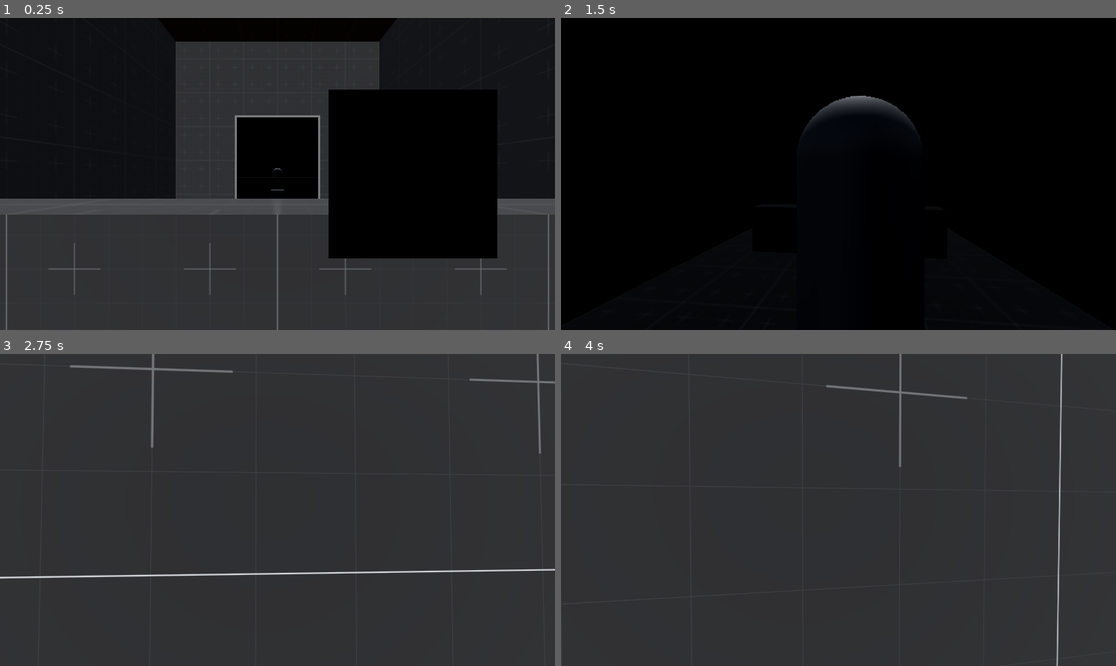
Above: before the commit, frames 1-4 (two rows, left to right).
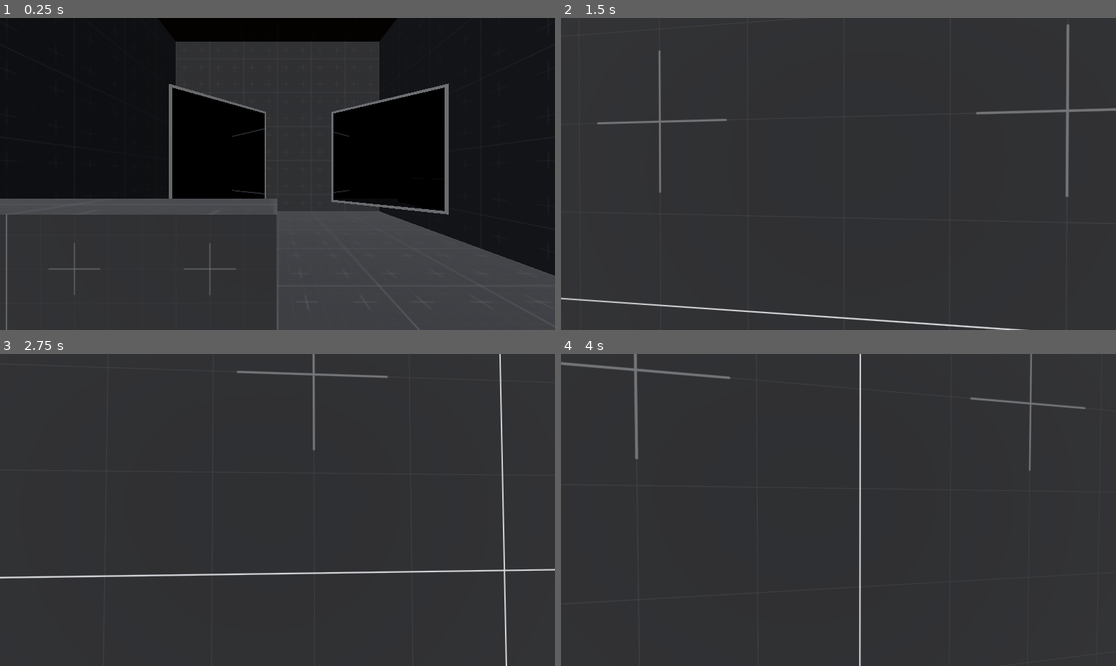
Above: after the commit, the same moments.

Repository: Wowe-Peanut/GetReal
Game: Godot game, scene res://test.tscn
Same seed, same stepped clock (60 frames per second), same inputs: the game is played once before the commit and once after it.
Inputs (mouse positions are in pixels of both pictures, inside the frame that each line leads up to):
- Up to frame 1 (0.25 s): no input
- Up to frame 2 (1.5 s): tap Enter at 0.5 s; move the mouse to (866, 174) at 0.52 s; hold Right mouse button (interact) 0.53-1.28 s; hold W (move_forward) from 0.53 s (still down); tap Space (jump) at 0.77 s; move the mouse to (810, 174) at 1.27 s; tap Q (take_picture) at 1.35 s
- Up to frame 3 (2.75 s): keep holding W (move_forward); tap Space (jump) at 1.52, 2 s; move the mouse to (288, 503) at 2.02 s; hold Right mouse button (interact) from 2.03 s (still down)
- Up to frame 4 (4 s): keep holding W (move_forward); move the mouse to (832, 516) at 2.77 s; release Right mouse button (interact) at 2.78 s; tap Q (take_picture) at 2.85 s; tap Space (jump) at 3.02, 3.77 s; move the mouse to (877, 513) at 3.52 s; hold Right mouse button (interact) from 3.53 s (still down)

The runs differ from the first frame. In frame 1, 16% of the frame differs, in the area x 30-100%, y 20-100%; in frame 2, 100%, in the area x 0-100%, y 0-100%; in frame 3, 1.3%; in frame 4, 1.7%.

Commit message:
double mirror reflections!!! no way!

Diff:
--- a/mirror.gd
+++ b/mirror.gd
@@ -1,5 +1,7 @@
 @tool
 extends RigidBody3D
+
+var reflection = preload("res://mirror_reflection.tscn")
 
 @export var pixels_per_unit: int = 10
 @export var size: Vector2 = Vector2(1, 1):
@@ -12,6 +14,7 @@
 @onready var observer: Observer = $Reflections/PlayerReflectionMesh.observer
 
 var player_cam: Camera3D
+var other_mirror_reflections: Array = []
 
 # Called when the node enters the scene tree for the first time.
 func _ready() -> void:
@@ -26,6 +29,36 @@
 		for reflection_mesh in reflections.get_children():
 			reflection_mesh.render(mirror_transform)
 
+
+
+		for seen_object in observer.seen:
+			if seen_object.is_in_group("mirror"):
+				# if dealt with: return
+				if seen_object in other_mirror_reflections:
+					return
+				else:
+				#	add a new reflection
+					var render_layer = MirrorController.get_next_layer()
+					observer.camera.cull_mask += render_layer
+					seen_object.add_reflection(observer.camera, render_layer)
+					other_mirror_reflections.append(seen_object)
+					pass
+
+				#if any left over, delete reflection
+
+
+
+func add_reflection(camera, render_layer) -> void:
+	var new_reflection = reflection.instantiate()
+	new_reflection.render_layer = render_layer
+	new_reflection.mirror_cam_cull_mask = 1
+	reflections.add_child(new_reflection)
+	new_reflection.observer.self_collider = self
+	new_reflection.camera_to_reflect = camera
+	new_reflection.set_size(size)
+	new_reflection.translate(Vector3(0, 0, 0.01))
+
+
 func update_size(new_size: Vector2) -> void:
 	if is_inside_tree():
 		for reflection_mesh in reflections.get_children():
--- a/mirror.tscn
+++ b/mirror.tscn
@@ -35,7 +35,7 @@
 [sub_resource type="BoxShape3D" id="BoxShape3D_bh318"]
 size = Vector3(2, 2, 0.1)
 
-[node name="Mirror" type="RigidBody3D"]
+[node name="Mirror" type="RigidBody3D" groups=["mirror"]]
 collision_layer = 16
 collision_mask = 7
 freeze = true
@@ -46,14 +46,18 @@
 [node name="Reflections" type="Node3D" parent="."]
 
 [node name="PlayerReflectionMesh" parent="Reflections" instance=ExtResource("2_vl1m7")]
-mesh = SubResource("QuadMesh_jco1i")
+mesh = SubResource("QuadMesh_nb87i")
 skeleton = NodePath("../..")
-surface_material_override/0 = SubResource("ShaderMaterial_tvcc4")
+surface_material_override/0 = SubResource("ShaderMaterial_p6gqc")
+mirror_cam_cull_mask = 3
+render_layer = 2
 
 [node name="PolaroidReflectionMesh" parent="Reflections" instance=ExtResource("2_vl1m7")]
 layers = 4
-mesh = SubResource("QuadMesh_v8jrc")
-surface_material_override/0 = SubResource("ShaderMaterial_p3grs")
+mesh = SubResource("QuadMesh_8kwcm")
+surface_material_override/0 = SubResource("ShaderMaterial_8ay7p")
+mirror_cam_cull_mask = 5
+render_layer = 4
 
 [node name="Border" type="MeshInstance3D" parent="."]
 transform = Transform3D(1, 0, 0, 0, 1, 0, 0, 0, 1, 0, 0, -0.01)
--- /dev/null
+++ b/mirror_controller.gd
@@ -0,0 +1,17 @@
+extends Node
+
+var used_layers = [1, 2, 4]
+
+func get_next_layer() -> int:
+	for i in range(100):
+		var layer = pow(2, i)
+		if not is_in_used_layers(layer):
+			used_layers.append(layer)
+			return layer
+	push_error("Too many layers used")
+	return -1
+
+func is_in_used_layers(layer) -> bool:
+	for layer_to_check in used_layers:
+		if layer == layer_to_check: return true
+	return false
--- a/mirror_reflection.gd
+++ b/mirror_reflection.gd
@@ -1,5 +1,8 @@
 @tool
 extends MeshInstance3D
+
+@export_flags_3d_render var mirror_cam_cull_mask = 0
+@export_flags_3d_render var render_layer = 0
 
 @onready var view: SubViewport = $View
 @onready var mirror_cam: Camera3D = $View/MirrorCam
@@ -8,6 +11,8 @@
 var camera_to_reflect: Camera3D = null
 
 func _ready():
+	mirror_cam.cull_mask = mirror_cam_cull_mask
+	layers = render_layer
 	get_surface_override_material(0).set_shader_parameter("mirrorCamTex", $View.get_texture())
 
 func render(mirror_transform: Transform3D) -> void:
@@ -54,4 +59,4 @@
 
 func set_size(new_size) -> void:
 	mesh.size = new_size
-	view.size = new_size * get_parent().pixels_per_unit
+	view.size = new_size * get_parent().get_parent().pixels_per_unit
--- a/mirror_reflection.tscn
+++ b/mirror_reflection.tscn
@@ -7,15 +7,16 @@
 [sub_resource type="QuadMesh" id="QuadMesh_5n1ph"]
 resource_local_to_scene = true
 
-[sub_resource type="ViewportTexture" id="ViewportTexture_x2vjq"]
+[sub_resource type="ViewportTexture" id="ViewportTexture_2bdlu"]
 
 [sub_resource type="ShaderMaterial" id="ShaderMaterial_pd161"]
 resource_local_to_scene = true
 render_priority = 0
 shader = ExtResource("1_gk6t6")
-shader_parameter/mirrorCamTex = SubResource("ViewportTexture_x2vjq")
+shader_parameter/mirrorCamTex = SubResource("ViewportTexture_2bdlu")
 
 [sub_resource type="ConvexPolygonShape3D" id="ConvexPolygonShape3D_l6uc4"]
+resource_local_to_scene = true
 points = PackedVector3Array(0, 0, 0)
 
 [node name="ReflectionMesh" type="MeshInstance3D"]
@@ -23,6 +24,8 @@
 mesh = SubResource("QuadMesh_5n1ph")
 surface_material_override/0 = SubResource("ShaderMaterial_pd161")
 script = ExtResource("2_nbqyc")
+mirror_cam_cull_mask = null
+render_layer = null
 
 [node name="View" type="SubViewport" parent="."]
 size = Vector2i(1024, 1024)
@@ -30,6 +33,7 @@
 [node name="MirrorCam" type="Camera3D" parent="View"]
 transform = Transform3D(1, 8.74228e-08, 8.74228e-08, 8.74228e-08, -1, 7.64274e-15, 8.74228e-08, 0, -1, 0, 0, -1)
 keep_aspect = 0
+cull_mask = 0
 projection = 2
 
 [node name="MirrorObserver" parent="View/MirrorCam" node_paths=PackedStringArray("camera") instance=ExtResource("2_etq7b")]
--- a/observer.gd
+++ b/observer.gd
@@ -36,6 +36,7 @@
 	return state.intersect_ray(query)
 
 func _on_body_entered(body) -> void:
+	if body == self_collider: return
 	if not body in seen:
 		seen.append(body)
 
--- a/player.gd
+++ b/player.gd
@@ -27,7 +27,6 @@
 
 func _ready() -> void:
 	capture_mouse()
-	set_observer_points()
 
 func _input(event: InputEvent) -> void:
 	if event is InputEventMouseMotion: look_dir = event.relative * 0.01
--- a/player.tscn
+++ b/player.tscn
@@ -19,7 +19,7 @@
 
 [node name="PlayerCam" type="Camera3D" parent="."]
 transform = Transform3D(1, 0, 0, 0, 1, 0, 0, 0, 1, 0, 1.1, 0)
-cull_mask = 1048571
+cull_mask = 3
 current = true
 far = 100.0
 
@@ -39,6 +39,7 @@
 
 [node name="Picture" parent="PlayerCam" instance=ExtResource("3_7mtva")]
 transform = Transform3D(1, 0, 0, 0, 1, 0, 0, 0, 1, 0.4, 0, -0.6)
+visible = false
 
 [node name="Collision" type="CollisionShape3D" parent="."]
 transform = Transform3D(1, 0, 0, 0, 1, 0, 0, 0, 1, 0, 0.7, 0)
--- a/project.godot
+++ b/project.godot
@@ -14,6 +14,10 @@
 run/main_scene="res://test.tscn"
 config/features=PackedStringArray("4.0")
 config/icon="res://icon.png"
+
+[autoload]
+
+MirrorController="*res://mirror_controller.gd"
 
 [input]
 
--- a/test.tscn
+++ b/test.tscn
@@ -1,9 +1,8 @@
-[gd_scene load_steps=8 format=3 uid="uid://c3jr12ajd7mo4"]
+[gd_scene load_steps=7 format=3 uid="uid://c3jr12ajd7mo4"]
 
 [ext_resource type="PackedScene" uid="uid://bjgyylqm3xc11" path="res://player.tscn" id="1_a76g4"]
 [ext_resource type="Material" uid="uid://byswl41fa324d" path="res://default_environment_texture.tres" id="3_duvdi"]
 [ext_resource type="PackedScene" uid="uid://b41j52vgwvasr" path="res://mirror.tscn" id="3_vc5nl"]
-[ext_resource type="PackedScene" uid="uid://c6t43xntvjerc" path="res://box.tscn" id="4_gqi4l"]
 
 [sub_resource type="ProceduralSkyMaterial" id="ProceduralSkyMaterial_avhxm"]
 
@@ -33,15 +32,14 @@
 material = ExtResource("3_duvdi")
 
 [node name="CSGBox3D2" type="CSGBox3D" parent="."]
-transform = Transform3D(1, 0, 0, 0, 1, 0, 0, 0, 1, 0, -2.55, 0)
+transform = Transform3D(1, 0, 0, 0, 1, 0, 0, 0, 1, -1, -2.55, 0)
 use_collision = true
 collision_mask = 7
-size = Vector3(4, 2, 0.5)
+size = Vector3(2, 2, 0.5)
 material = ExtResource("3_duvdi")
 
 [node name="Mirror" parent="." instance=ExtResource("3_vc5nl")]
-transform = Transform3D(1, 0, 0, 0, 1, 0, 0, 0, 1, 0, -1, -4)
-size = Vector2(3, 3)
+transform = Transform3D(0.707107, 0, 0.707107, 0, 1, 0, -0.707107, 0, 0.707107, -1, -1, -3)
 
-[node name="Box" parent="." instance=ExtResource("4_gqi4l")]
-transform = Transform3D(1, 0, 0, 0, 1, 0, 0, 0, 1, 0, -2, -1)
+[node name="Mirror2" parent="." instance=ExtResource("3_vc5nl")]
+transform = Transform3D(0.707107, 0, -0.707107, 0, 1, 0, 0.707107, 0, 0.707107, 2, -1, -3)
Not shown: 1 places in mirror.tscn that only renumber resources
